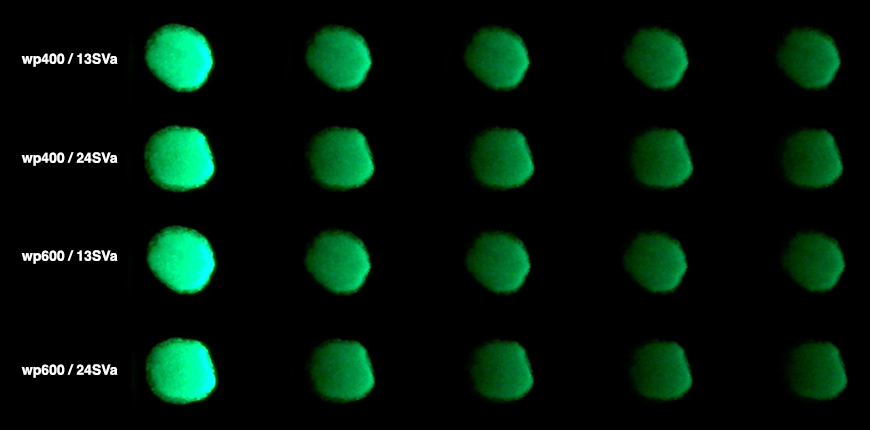
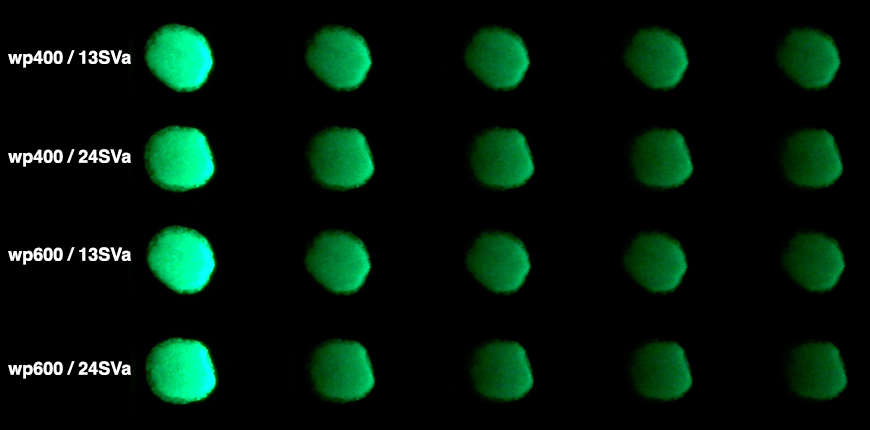
Revision of a layered 870×430 image; what changed, layer by layer:
painted on "wp600 / 24SVa" over [8, 361, 131, 379]
painted on "wp600 / 13SVa" over [8, 247, 131, 265]
painted on "wp400 / 24SVa" over [8, 149, 131, 167]
painted on "wp400 / 13SVa" over [8, 50, 131, 68]
